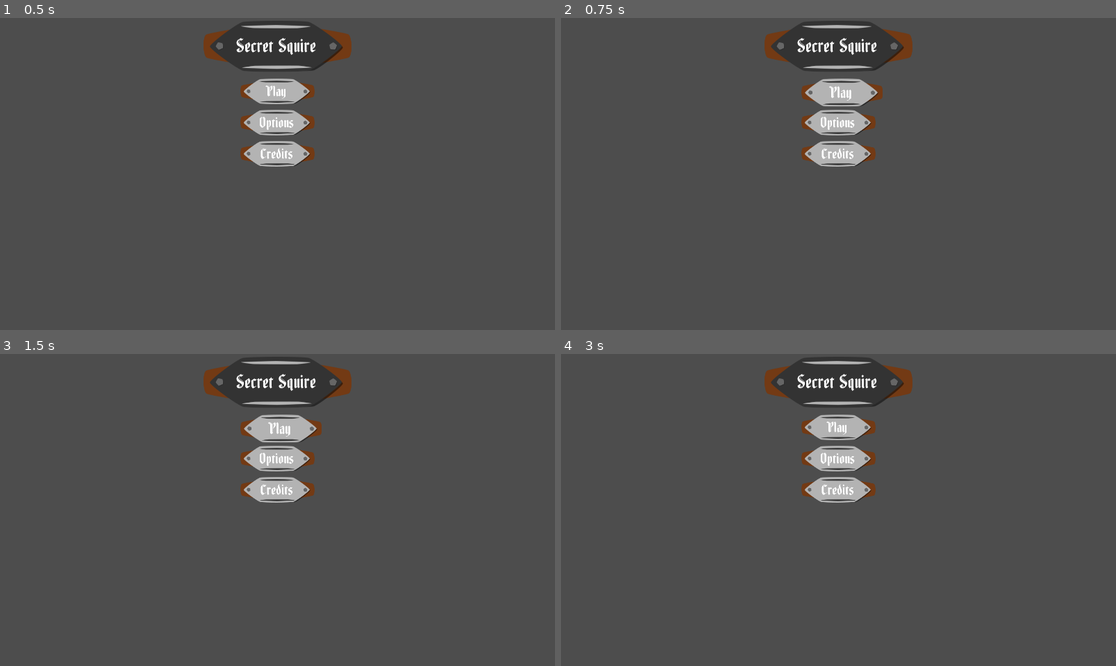
Above: before the commit, frames 1-4 (two rows, left to right).
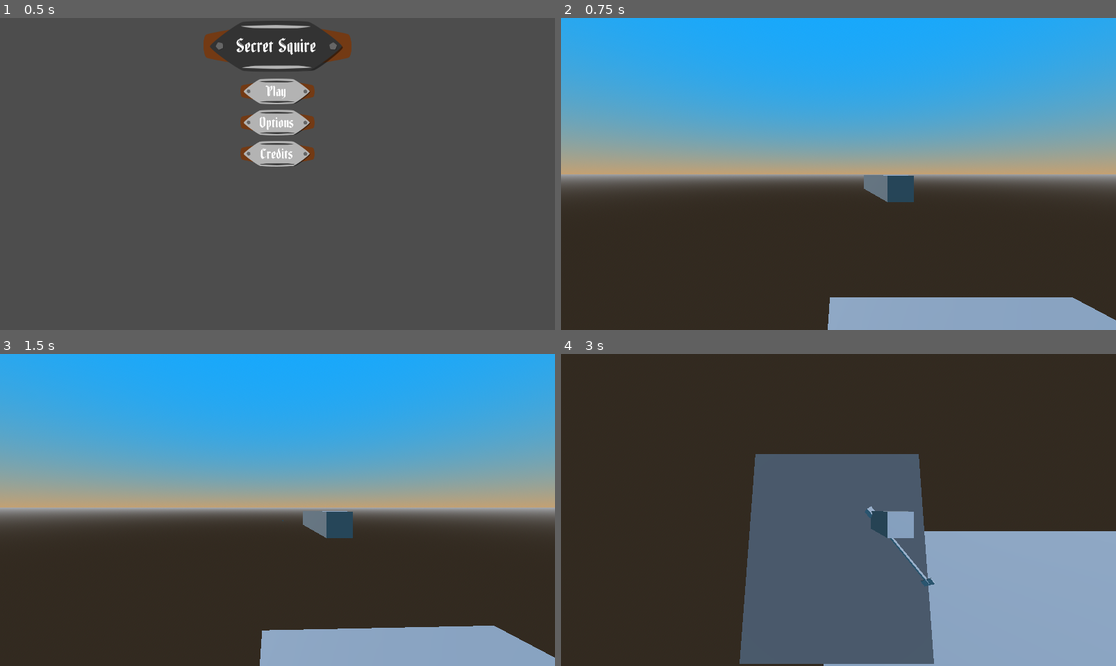
Above: after the commit, the same moments.

Repository: CodeyWinslow/brackeys_2025_1
Game: Godot game, scene res://scenes/GUI/main_menu.tscn
Same seed, same stepped clock (60 frames per second), same inputs: the game is played once before the commit and once after it.
Inputs (mouse positions are in pixels of both pictures, inside the frame that each line leads up to):
- Up to frame 1 (0.5 s): no input
- Up to frame 2 (0.75 s): click "Play" at 0.5 s
- Up to frame 3 (1.5 s): click (283, 428) at 1.25 s, where only the run before the commit has a clickable "Play"
- Up to frame 4 (3 s): click (838, 460) at 2 s, where only the run before the commit has a clickable "Options"; click (599, 650) at 2.75 s, where only the run before the commit has a clickable "Back"

Frame 1 is identical in both runs. In frame 2, 97% of the frame differs, in the area x 0-100%, y 0-100%; in frame 3, 97%; in frame 4, 98%.
Error before the commit: Parse Error: Could not preload resource file "res://resources/release_game_manager_globals.tres". (res://scripts/application/game_manager.gd:9)

Commit message:
fix globals again

Diff:
--- a/godot/brackeyssnipergame/resources/release_game_manager_globals.tres
+++ b/godot/brackeyssnipergame/resources/release_game_manager_globals.tres
@@ -1,11 +1,11 @@
 [gd_resource type="Resource" script_class="GameManagerGlobals" load_steps=4 format=3 uid="uid://cq026whimwpng"]
 
-[ext_resource type="Resource" path="res://resources/release_game_config.tres" id="1_4ktkx"]
+[ext_resource type="Resource" uid="uid://x7xdhydsr1al" path="res://resources/release_game_config.tres" id="1_4ktkx"]
 [ext_resource type="Script" path="res://scripts/resources/res_game_manager_globals.gd" id="1_fb3nu"]
-[ext_resource type="PackedScene" path="res://scenes/GUI/StartMenu/main_menu.tscn" id="3_8unve"]
+[ext_resource type="PackedScene" uid="uid://bt3cr534gm5ah" path="res://scenes/GUI/main_menu.tscn" id="3_c6os0"]
 
 [resource]
 script = ExtResource("1_fb3nu")
 game_config = ExtResource("1_4ktkx")
-shell_scene = ExtResource("3_8unve")
+shell_scene = ExtResource("3_c6os0")
 force_load_shell = true
--- a/godot/brackeyssnipergame/scenes/stages/wedding_stage.tscn
+++ b/godot/brackeyssnipergame/scenes/stages/wedding_stage.tscn
@@ -1,6 +1,6 @@
 [gd_scene load_steps=11 format=3 uid="uid://bxi3joe7riqat"]
 
-[ext_resource type="PackedScene" uid="uid://c8ak1ey0sgq60" path="res://LeviTestingGround/Player.tscn" id="1_cebmv"]
+[ext_resource type="PackedScene" uid="uid://c8ak1ey0sgq60" path="res://prefabs/player.tscn" id="1_cebmv"]
 [ext_resource type="Script" path="res://scripts/gameplay/gameplay_director.gd" id="2_vvwnj"]
 [ext_resource type="Script" path="res://scripts/gameplay/incident_system.gd" id="3_hpjq5"]
 [ext_resource type="Script" path="res://scripts/gameplay/chaos_system.gd" id="3_j7k0g"]
